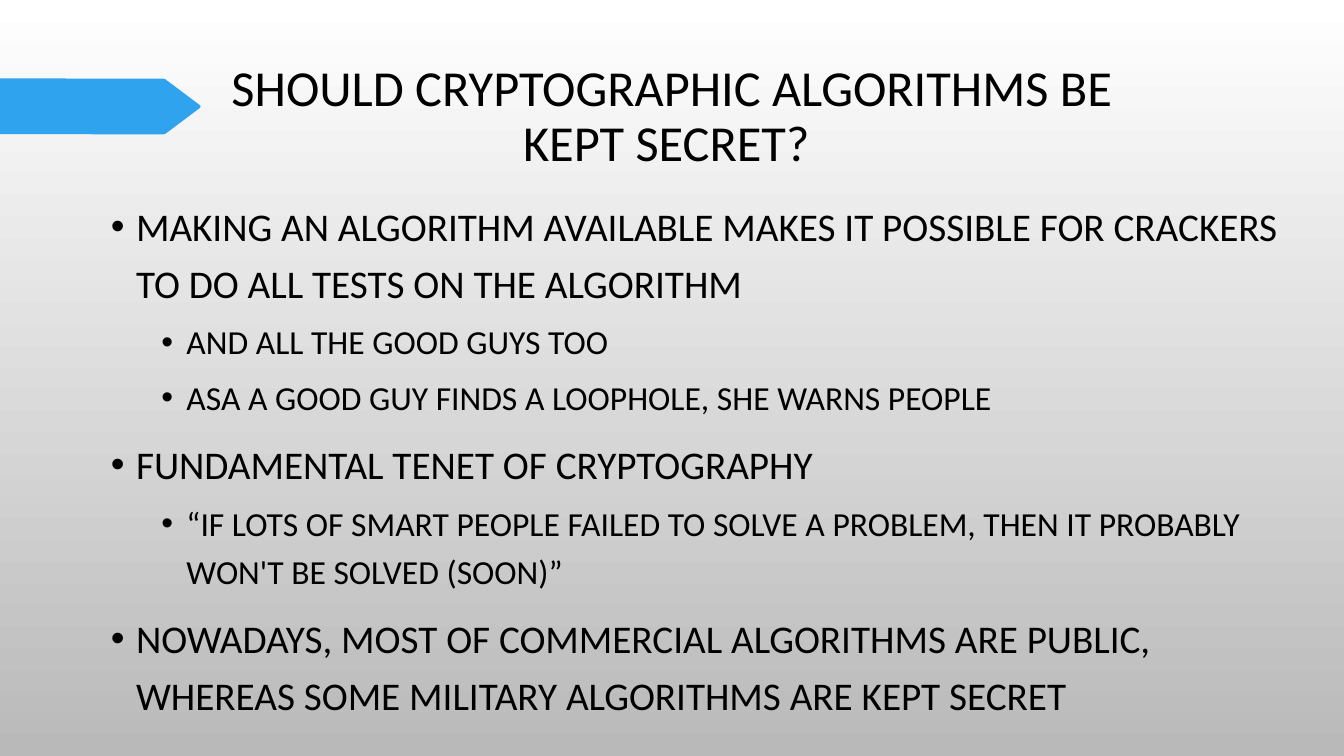
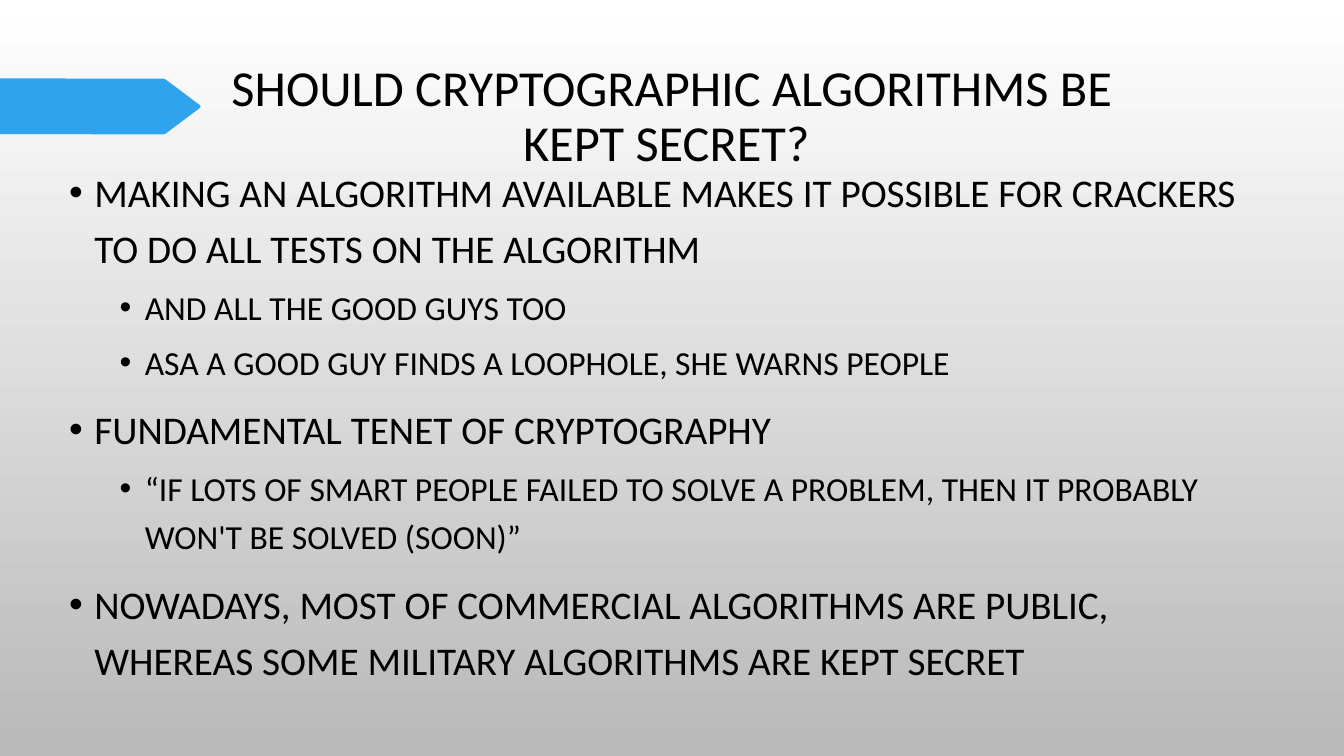
Before and after one commit to Rokari-19/the-level-of-shege, a slide deck: slide 16 of 300lv notes /cyb303/CYB 303 lect 1.pptx. Drawn at 1344x756 pixels with LibreOffice and Linux fonts; fonts in the diff are those of the drawing; background and template pictures are left out. Boxes give left, top, right and bottom in pixels: in the first picture for what was removed or moved away, otherwise in the second. Text is boxed around its words. In the diff, an @@ line names an element or a change of style, - is before the commit and + after.

```diff
--- a/300lv notes /cyb303/CYB 303 lect 1.pptx
+++ b/300lv notes /cyb303/CYB 303 lect 1.pptx
@@ text "MAKING AN ALGORITHM AVAILABLE MAKES ..." moved from (x1=136, y1=215, x2=1278, y2=711) to (x1=94, y1=181, x2=1236, y2=676) @@
```
Also in this commit, not shown: 4 other slides changed, 11 other files.
